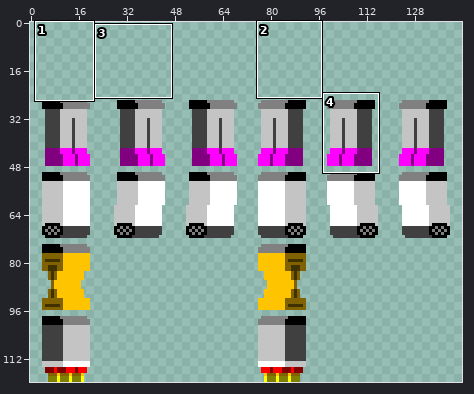
Sprite sheet -- activeknowledge/res/img/bottomsheet.png. The picture above shows the old version from afar; the outline marks the close-up.
Close-up. Before:
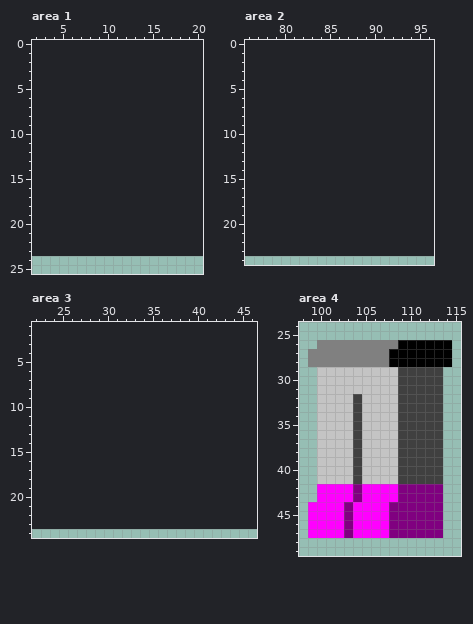
The file is 144x96 pixels. Shown: area 1: x 2..20, y 0..25; area 2: x 76..96, y 0..24; area 3: x 22..46, y 1..24; area 4: x 98..115, y 24..49. The old version is drawn lined up with the new one, on the new canvas. The commit also changed other parts of the picture, which this record leaves out.
Once edited:
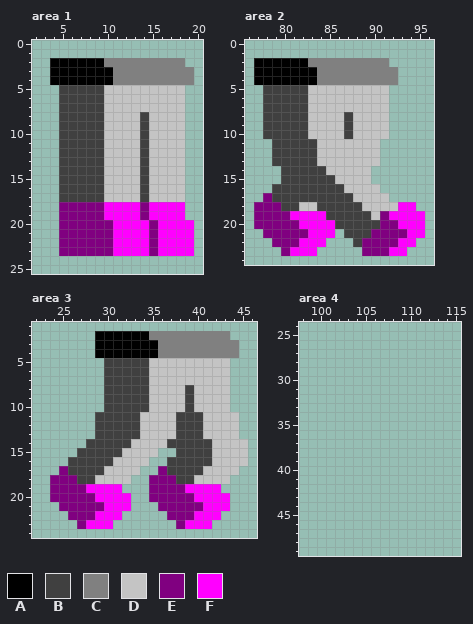
Palette (. is transparent): A #000000  B #404040  C #808080  D #c4c4c4  E #800080  F #ff00ff
Edits made:
canvas 144x96 -> 144x120, the old top-left corner now at 0,24
Changed rows in their new state; - is an unchanged pixel.
Area 1:
first column x 4:
 2 AAAAAACCCCCCCCC-
 3 AAAAAAACCCCCCCCC
 4 AAAAAAACCCCCCCCC
 5 -BBBBBDDDDDDDDD-
 6 -BBBBBDDDDDDDDD-
 7 -BBBBBDDDDDDDDD-
 8 -BBBBBDDDDBDDDD-
 9 -BBBBBDDDDBDDDD-
10 -BBBBBDDDDBDDDD-
11 -BBBBBDDDDBDDDD-
12 -BBBBBDDDDBDDDD-
13 -BBBBBDDDDBDDDD-
14 -BBBBBDDDDBDDDD-
15 -BBBBBDDDDBDDDD-
16 -BBBBBDDDDBDDDD-
17 -BBBBBDDDDBDDDD-
18 -EEEEEFFFFEFFFF-
19 -EEEEEFFFFEFFFF-
20 -EEEEEEFFFFEFFFF
21 -EEEEEEFFFFEFFFF
22 -EEEEEEFFFFEFFFF
23 -EEEEEEFFFFEFFFF
Area 2:
first column x 77:
 2 AAAAAACCCCCCCCC----
 3 AAAAAAACCCCCCCCC---
 4 AAAAAAACCCCCCCCC---
 5 -BBBBBDDDDDDDDD----
 6 -BBBBBDDDDDDDDD----
 7 -BBBBBDDDDDDDDD----
 8 -BBBBBDDDDBDDDD----
 9 -BBBBBDDDDBDDDD----
10 -BBBBBDDDDBDDDD----
11 --BBBBBDDDDDDD-----
12 --BBBBBDDDDDDD-----
13 --BBBBBDDDDDDD-----
14 ---BBBBBDDDDD------
15 ---BBBBBBDDDD------
16 --BBBBBBBBDDDD-----
17 -EBBBBBBBBBDDDD----
18 EEEBBDDBBBBBDDDDFF-
19 EEEEFFFFBBBBBDEFFFF
20 EEEEEFFFFBBBBBEEFFF
21 -EEEEEFFF-BBBEEEEFF
22 --EEEFFF---BEEEEFF-
23 ---EFFF-----EEEFF--
Area 3:
first column x 24:
 2 -----AAAAAACCCCCCCCC--
 3 -----AAAAAAACCCCCCCCC-
 4 -----AAAAAAACCCCCCCCC-
 5 ------BBBBBDDDDDDDDD--
 6 ------BBBBBDDDDDDDDD--
 7 ------BBBBBDDDDDDDDD--
 8 ------BBBBBDDDDBDDDD--
 9 ------BBBBBDDDDBDDDD--
10 ------BBBBBDDDDBDDDD--
11 -----BBBBBDDDDBBBDDDD-
12 -----BBBBBDDDDBBBDDDD-
13 -----BBBBBDDDDBBBDDDD-
14 ----BBBBBDDDDBBBBBDDDD
15 ---BBBBBDDDD--BBBBDDDD
16 --BBBBBDDDD--BBBBBDDDD
17 -EBBBBDDDD--EBBBBDDDD-
18 EEEBBDDDD--EEEBBDDDD--
19 EEEEFFFF---EEEEFFFF---
20 EEEEEFFFF--EEEEEFFFF--
21 -EEEEEFFF---EEEEEFFF--
22 --EEEFFF-----EEEFFF---
23 ---EFFF-------EFFF----
Area 4:
first column x 99:
26 -...............
27 ................
28 ................
29 -..............-
30 -..............-
31 -..............-
32 -..............-
33 -..............-
34 -..............-
35 -..............-
36 -..............-
37 -..............-
38 -..............-
39 -..............-
40 -..............-
41 -..............-
42 -..............-
43 -..............-
44 ...............-
45 ...............-
46 ...............-
47 ...............-
Where, in picture pixels (left, top, right, bottom), the same in both close-ups:
added: (50, 58, 194, 256)
added: (254, 58, 425, 256)
added: (50, 331, 248, 529)
erased: (308, 340, 452, 538)
